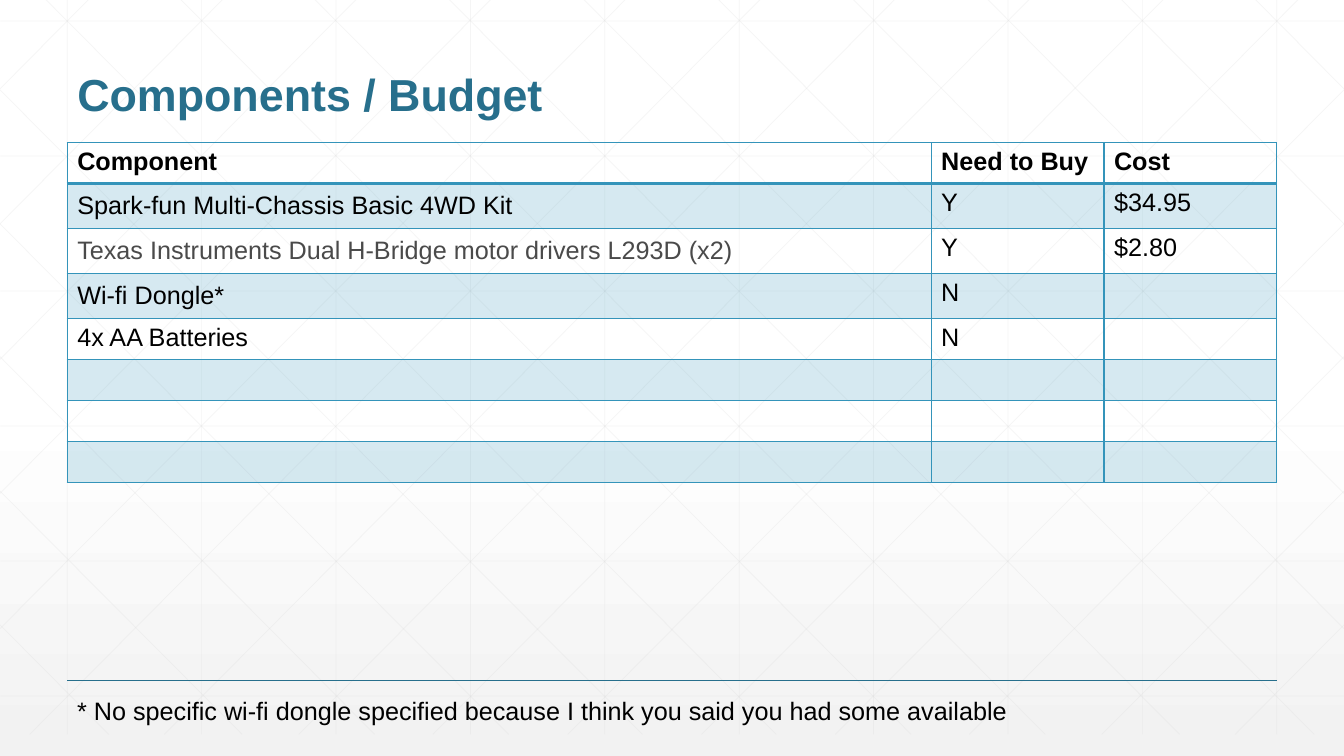
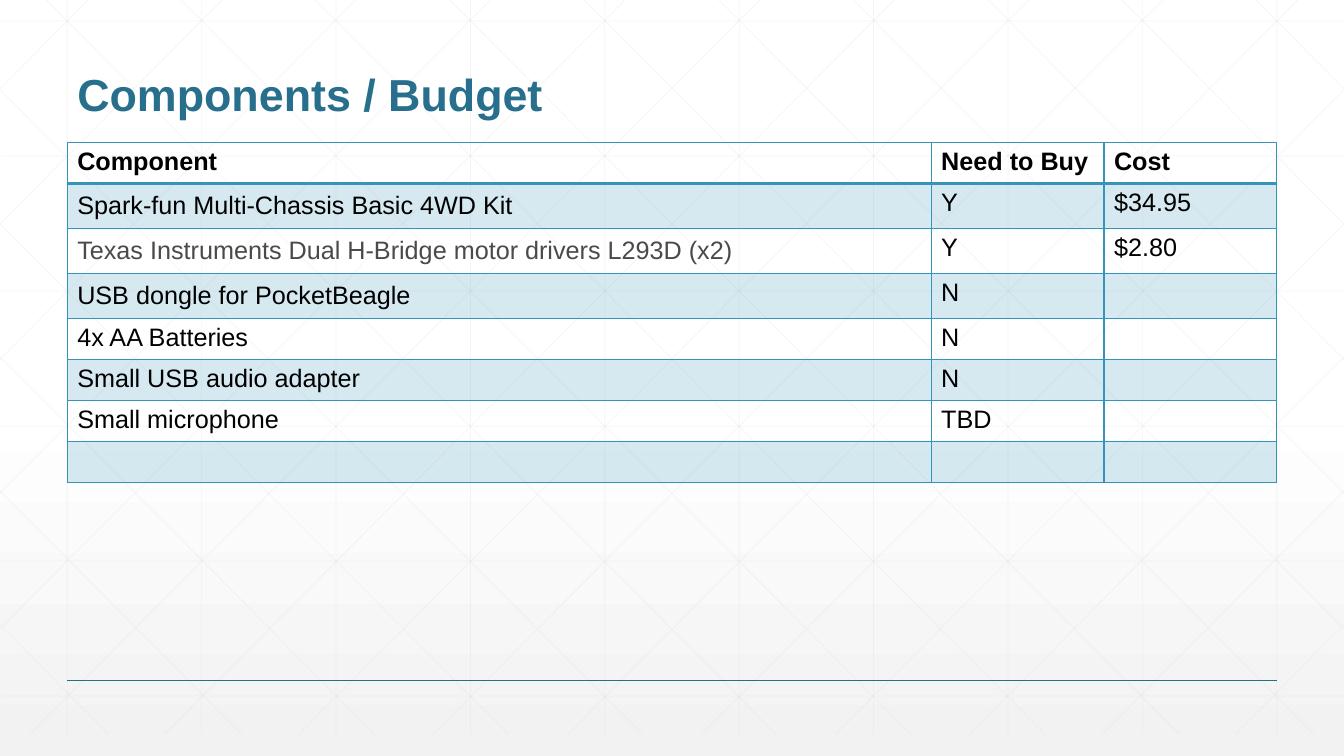
Before and after one commit to jae-kim-1107/ENGI301, a slide deck: slide 6 of project_1/docs/JaeKim_ProjectProposal.pptx. Drawn at 1344x756 pixels with LibreOffice and Linux fonts; fonts in the diff are those of the drawing. Boxes give left, top, right and bottom in pixels: in the first picture for what was removed or moved away, otherwise in the second. Text is boxed around its words. In the diff, an @@ line names an element or a change of style, - is before the commit and + after.

```diff
--- a/project_1/docs/JaeKim_ProjectProposal.pptx
+++ b/project_1/docs/JaeKim_ProjectProposal.pptx
@@ table at bbox=[68, 143, 1276, 489] @@
-row 4, column 1: Wi-fi Dongle*
+row 4, column 1: USB dongle for PocketBeagle
+row 6: Small USB audio adapter | N | 
+row 7: Small microphone | TBD | 
-row 7:  |  | 
-row 8:  |  | 
@@ text removed at bbox=[94, 701, 1006, 725] @@
-* No specific wi-fi dongle specified because I think you said you had some available
```
Also in this commit, not shown: 3 other slides changed, 1 slide added, 1 slide removed.
